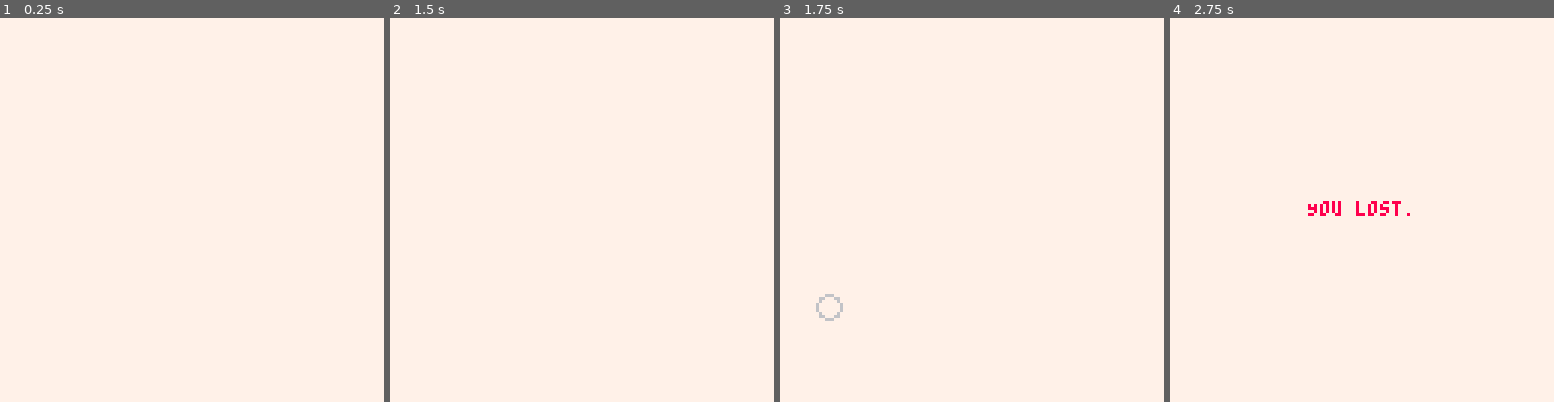
Above: before the commit, frames 1-4 (left to right).
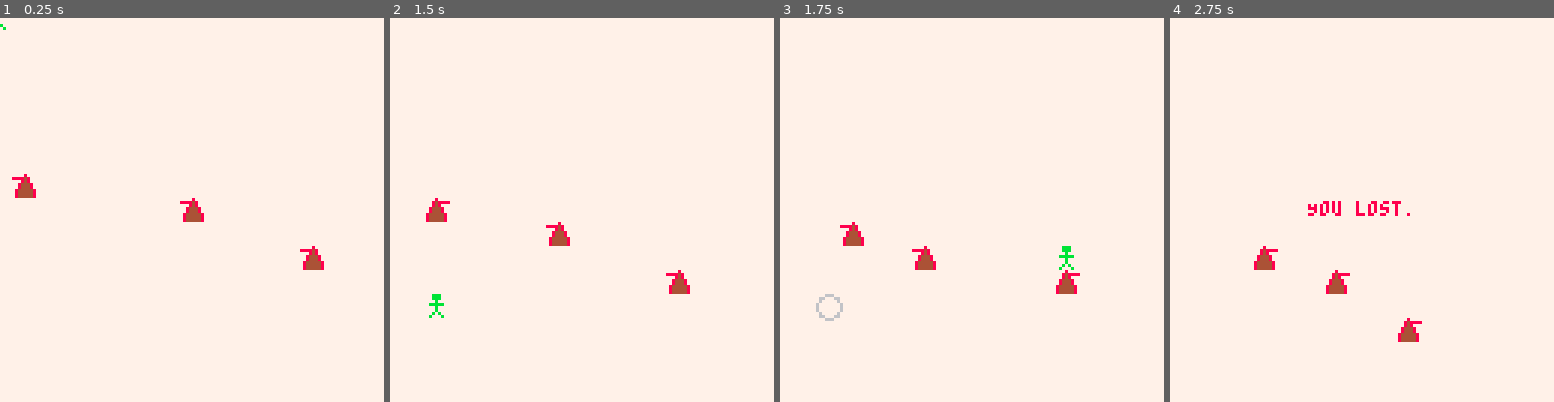
Above: after the commit, the same moments.

Repository: metageek/time-twister
Game: PICO-8 cartridge pico-8/tt.p8
The game is run twice, just before and just after one commit, with the same random seed, the same clock (stepped at 60 frames per second) and the same inputs.
Inputs:
- Up to frame 1 (0.25 s): no input
- Up to frame 2 (1.5 s): tap O (Z key) at 0.7 s
- Up to frame 3 (1.75 s): hold Right from 1.6 s (still down); tap O (Z key) at 1.7 s
- Up to frame 4 (2.75 s): release Right at 2.1 s; tap O (Z key) at 2.1, 2.5 s; hold Up 2.15-2.42 s; hold Right from 2.47 s (still down)

The runs differ from the first frame. In frame 1, 0.8% of the frame differs, in the area x 0-85%, y 1-66%; in frame 2, 0.9%, in the area x 9-79%, y 46-79%; in frame 3, 0.9%; in frame 4, 0.8%.

Commit message:
Saving sprites?

Diff:
--- a/pico-8/tt.p8
+++ b/pico-8/tt.p8
@@ -29,9 +29,11 @@
   swarm.draw()
 end
 __gfx__
-00000000000000000000000000000000000000000000000000000000000000000000000000000000000000000000000000000000000000000000000000000000
-00000000000000000000000000000000000000000000000000000000000000000000000000000000000000000000000000000000000000000000000000000000
-00700700000000000000000000000000000000000000000000000000000000000000000000000000000000000000000000000000000000000000000000000000
-00077000000000000000000000000000000000000000000000000000000000000000000000000000000000000000000000000000000000000000000000000000
-00077000000000000000000000000000000000000000000000000000000000000000000000000000000000000000000000000000000000000000000000000000
-00700700000000000000000000000000000000000000000000000000000000000000000000000000000000000000000000000000000000000000000000000000
+0000000000bbb0000008000000000000000000000000000000000000000000000000000000000000000000000000000000000000000000000000000000000000
+0000000000bbb0000084888800000000000000000000000000000000000000000000000000000000000000000000000000000000000000000000000000000000
+00700700000b00000084800000000000000000000000000000000000000000000000000000000000000000000000000000000000000000000000000000000000
+000770000bbbbb000844480000000000000000000000000000000000000000000000000000000000000000000000000000000000000000000000000000000000
+00077000000b00000844480000000000000000000000000000000000000000000000000000000000000000000000000000000000000000000000000000000000
+00700700000b00008444448000000000000000000000000000000000000000000000000000000000000000000000000000000000000000000000000000000000
+0000000000b0b0008444448000000000000000000000000000000000000000000000000000000000000000000000000000000000000000000000000000000000
+000000000b000b008444448000000000000000000000000000000000000000000000000000000000000000000000000000000000000000000000000000000000
